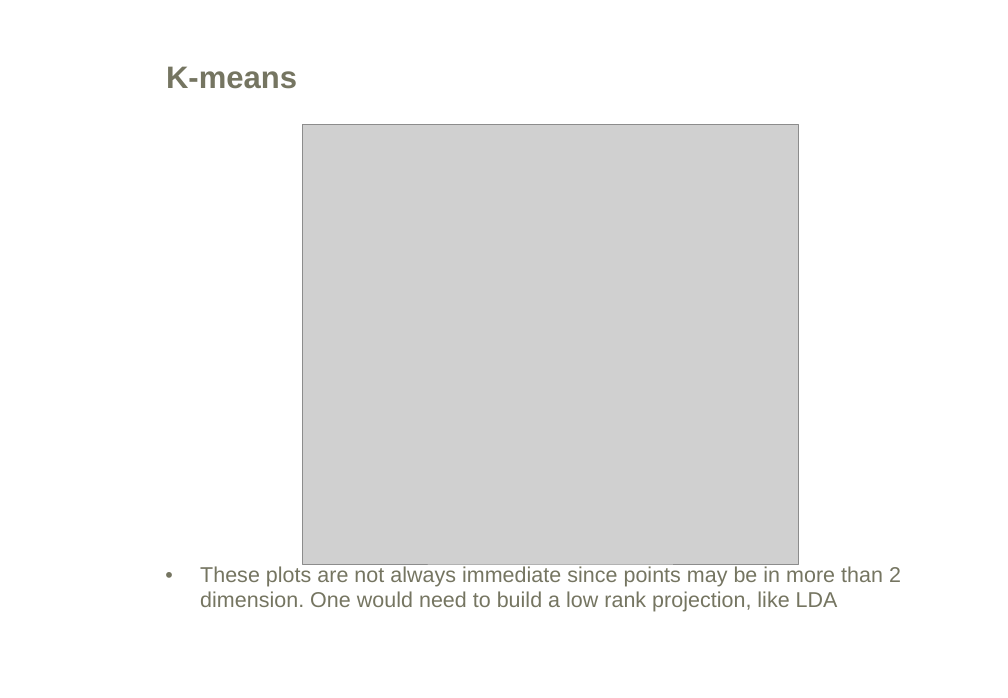
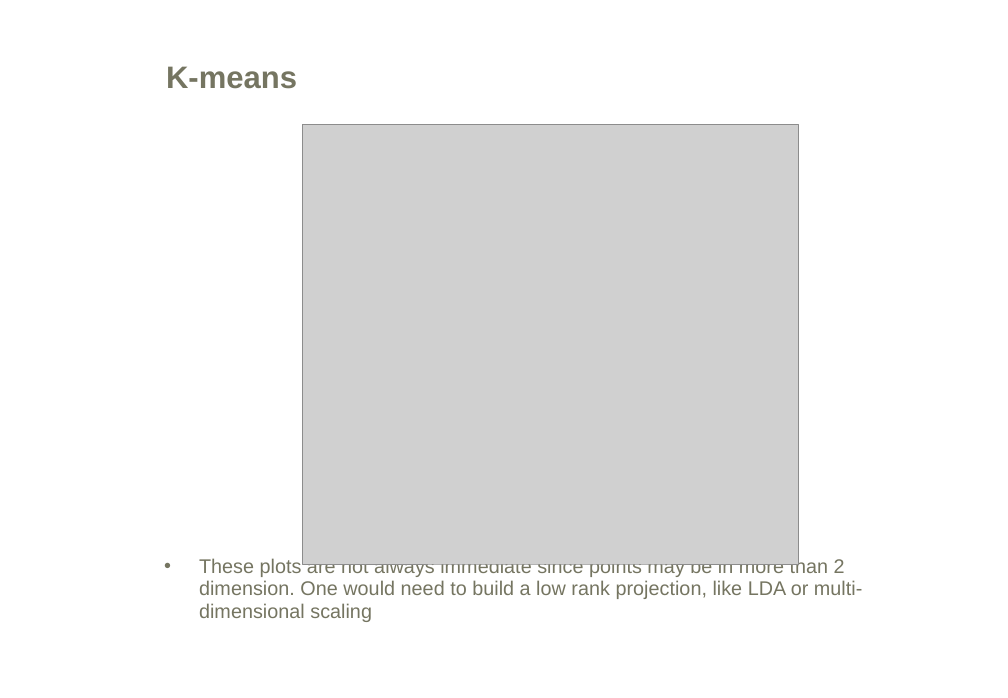
Before and after one commit to mikisvaz/DMPP, a slide deck: slide 40 of Classification/Classification.ppt. Drawn at 1008x698 pixels with LibreOffice and Linux fonts; fonts in the diff are those of the drawing; grey boxes stand for pictures; background and template pictures are left out. Boxes give left, top, right and bottom in pixels: in the first picture for what was removed or moved away, otherwise in the second. Text is boxed around its words. In the diff, an @@ line names an element or a change of style, - is before the commit and + after.

```diff
--- a/Classification/Classification.ppt
+++ b/Classification/Classification.ppt
@@ text at [199,558,862,622]: text changed; size 16.6 to 15.3 pt @@
-• These plots are not always immediate since points may be in more than 2 dimension. One would need to build a low rank projection, like LDA
+• These plots are not always immediate since points may be in more than 2 dimension. One would need to build a low rank projection, like LDA or multi-dimensional scaling
```
Also in this commit, not shown: 8 other slides changed, 1 other file.
